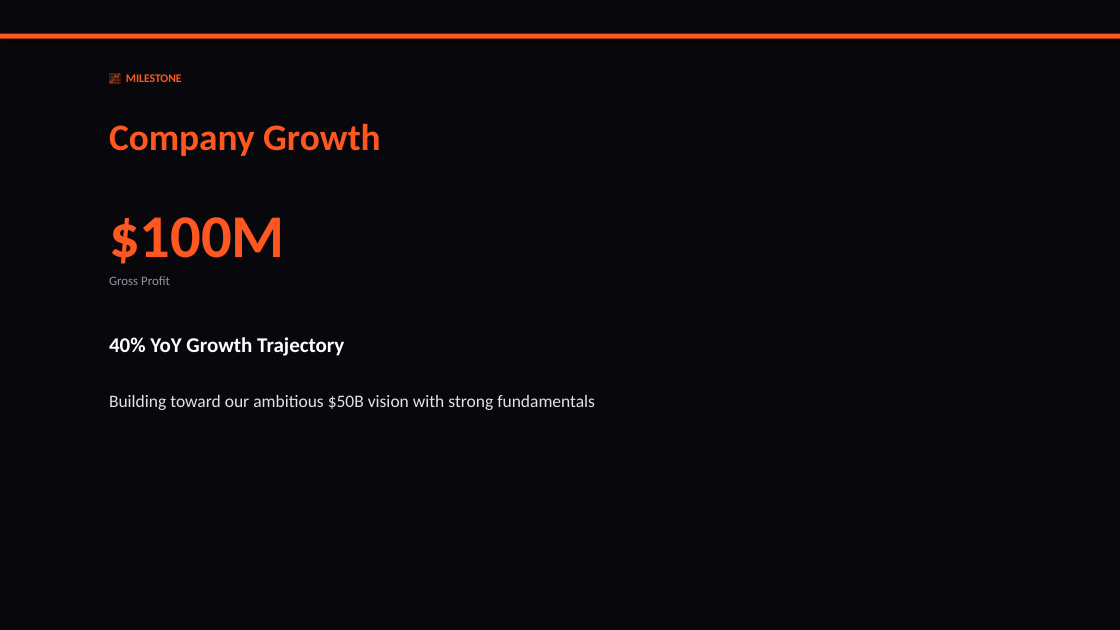
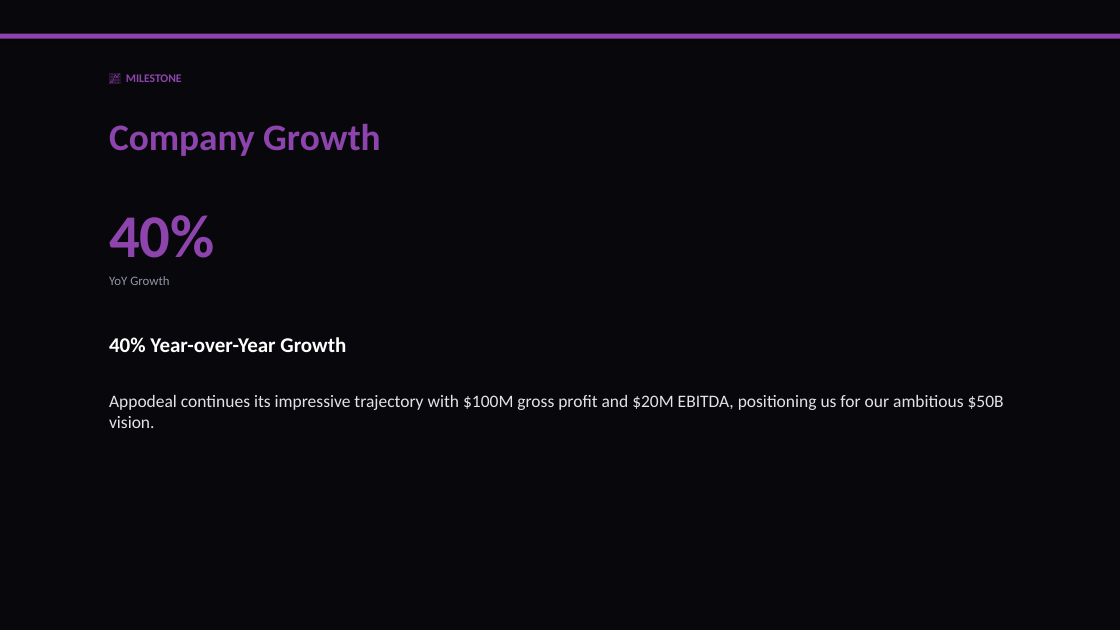
Before and after one commit to liliyagarifullina-maker/appodeal-pulse, a slide deck: slide 12 of data/archive/pulse_2026-03-12.pptx (slide 11 before the commit). Drawn at 1120x630 pixels with LibreOffice and Linux fonts; fonts in the diff are those of the drawing. Boxes give left, top, right and bottom in pixels: in the first picture for what was removed or moved away, otherwise in the second. Text is boxed around its words. In the diff, an @@ line names an element or a change of style, - is before the commit and + after.

```diff
--- a/data/archive/pulse_2026-03-12.pptx
+++ b/data/archive/pulse_2026-03-12.pptx
@@ rectangle at (x1=0, y1=34, x2=1120, y2=39): fill #FF5722 to #8E44AD @@
@@ text "📈 MILESTONE" at (x1=126, y1=74, x2=182, y2=82): text colour #FF5722 to #8E44AD @@
@@ text "Company Growth" at (x1=109, y1=124, x2=381, y2=156): text colour #FF5722 to #8E44AD @@
@@ text at (x1=109, y1=215, x2=215, y2=258): text changed; text colour #FF5722 to #8E44AD @@
-$100M
+40%
@@ text at (x1=109, y1=276, x2=169, y2=285): text changed @@
-Gross Profit
+YoY Growth
@@ text at (x1=109, y1=337, x2=346, y2=352): text changed @@
-40% YoY Growth Trajectory
+40% Year-over-Year Growth
@@ text at (x1=109, y1=395, x2=1004, y2=428): text changed @@
-Building toward our ambitious $50B vision with strong fundamentals
+Appodeal continues its impressive trajectory with $100M gross profit and $20M EBITDA, positioning us for our ambitious $50B vision.
```
Also in this commit, not shown: 11 other slides changed, 5 slides added, 4 slides removed, 2 other files.
